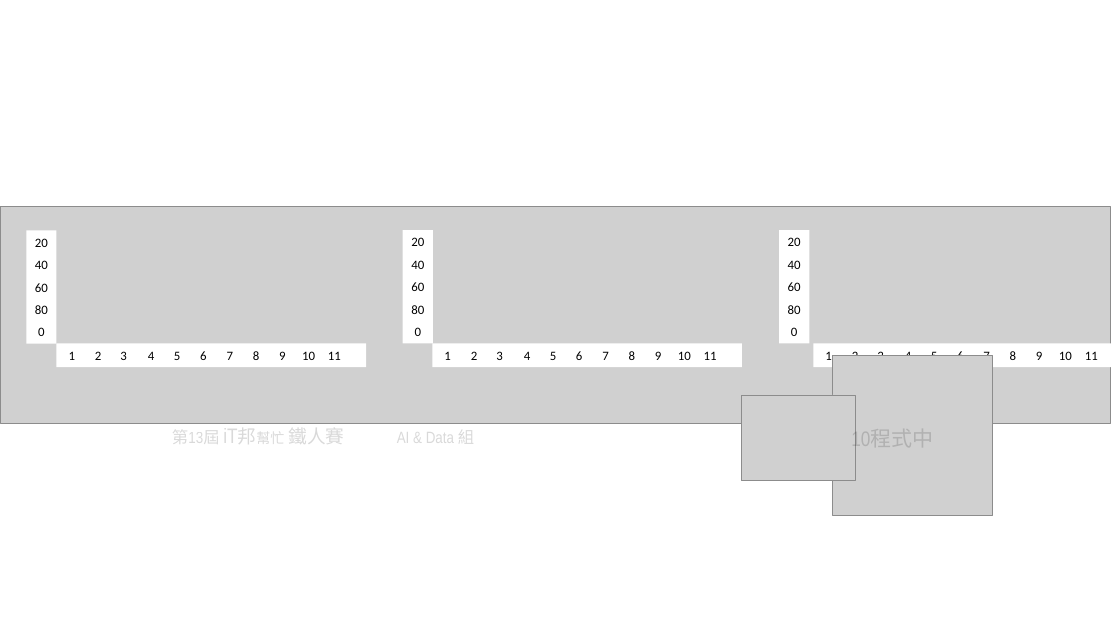
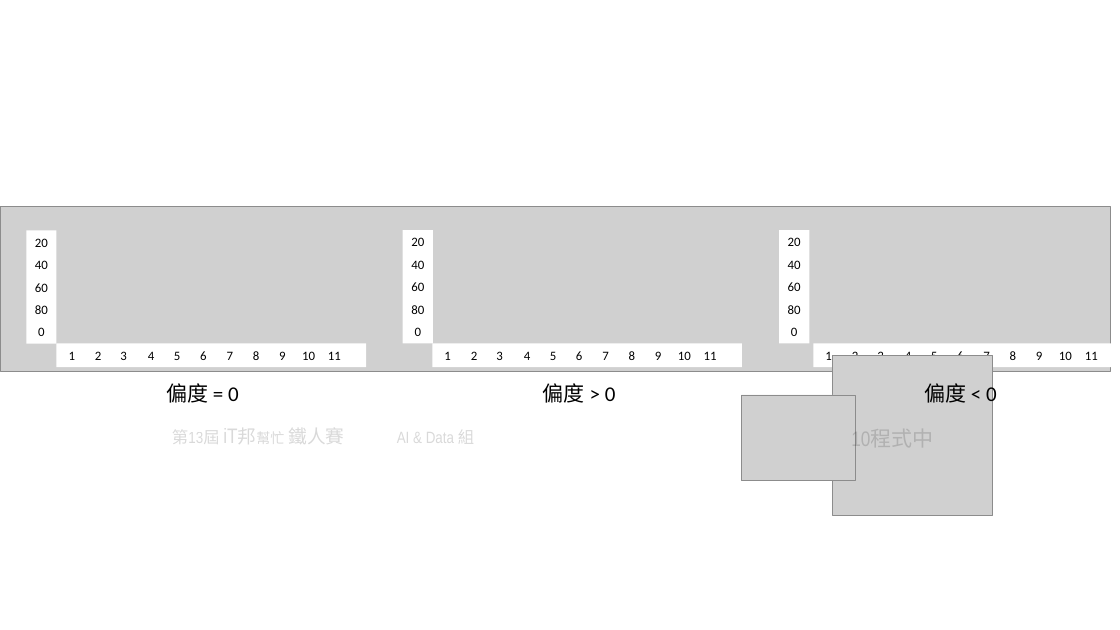
Before and after one commit to andy6804tw/andy6804tw.github.io, a slide deck: slide 7 of _posts/ithome/2021/23.資料分布與離群值處理/23.離群值與偏態處理.pptx (slide 4 before the commit). Drawn at 1120x630 pixels with LibreOffice and Linux fonts; fonts in the diff are those of the drawing; grey boxes stand for pictures. Boxes give left, top, right and bottom in pixels: in the first picture for what was removed or moved away, otherwise in the second. Text is boxed around its words. In the diff, an @@ line names an element or a change of style, - is before the commit and + after.

```diff
--- a/_posts/ithome/2021/23.資料分布與離群值處理/23.離群值與偏態處理.pptx
+++ b/_posts/ithome/2021/23.資料分布與離群值處理/23.離群值與偏態處理.pptx
@@ picture: place and size @@
-picture at (0, 207, 1111, 423)
+picture at (0, 207, 1111, 371)
@@ text added at (166, 383, 239, 403), 18 pt, text #000000 @@
+偏度 = 0
@@ text added at (543, 383, 616, 403), 18 pt, text #000000 @@
+偏度 > 0
@@ text added at (924, 383, 997, 407), 18 pt, text #000000 @@
+偏度 < 0
```
Also in this commit, not shown: 2 other slides changed, 3 slides added, 2 other files.
